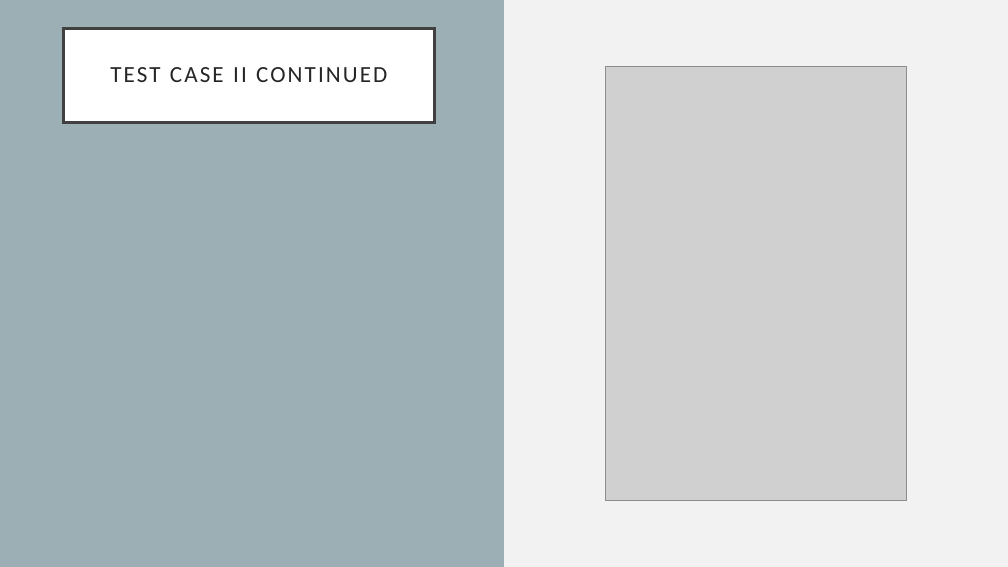
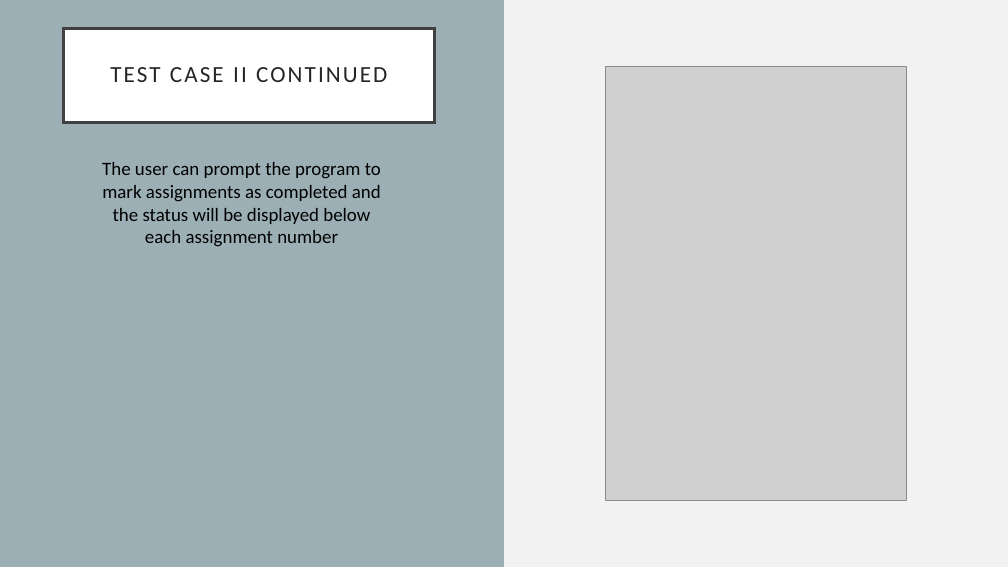
Before and after one commit to kylawilson/EC327FinalProject, a slide deck: slide 8 of doc/ProjectArchitecture.pptx. Drawn at 1008x567 pixels with LibreOffice and Linux fonts; fonts in the diff are those of the drawing; grey boxes stand for pictures. Boxes give left, top, right and bottom in pixels: in the first picture for what was removed or moved away, otherwise in the second. Text is boxed around its words. In the diff, an @@ line names an element or a change of style, - is before the commit and + after.

```diff
--- a/doc/ProjectArchitecture.pptx
+++ b/doc/ProjectArchitecture.pptx
@@ text added at [102,162,381,246], 18 pt, text #000000 @@
+The user can prompt the program to mark assignments as completed and the status will be displayed below each assignment number
```
Also in this commit, not shown: 5 other slides changed, 1 slide added.
